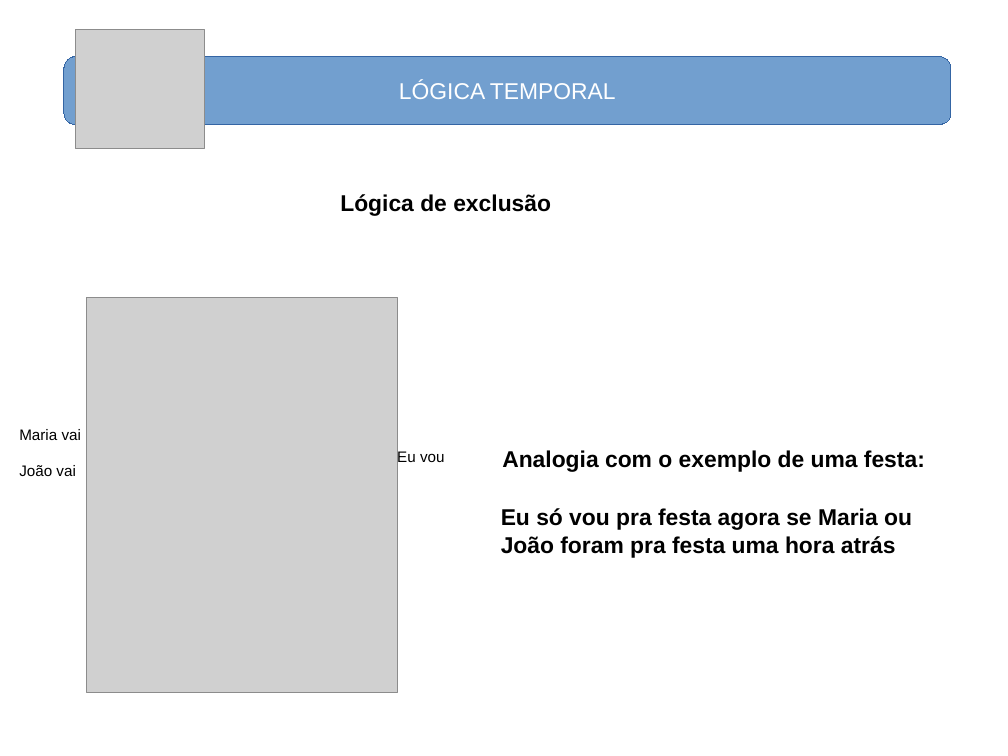
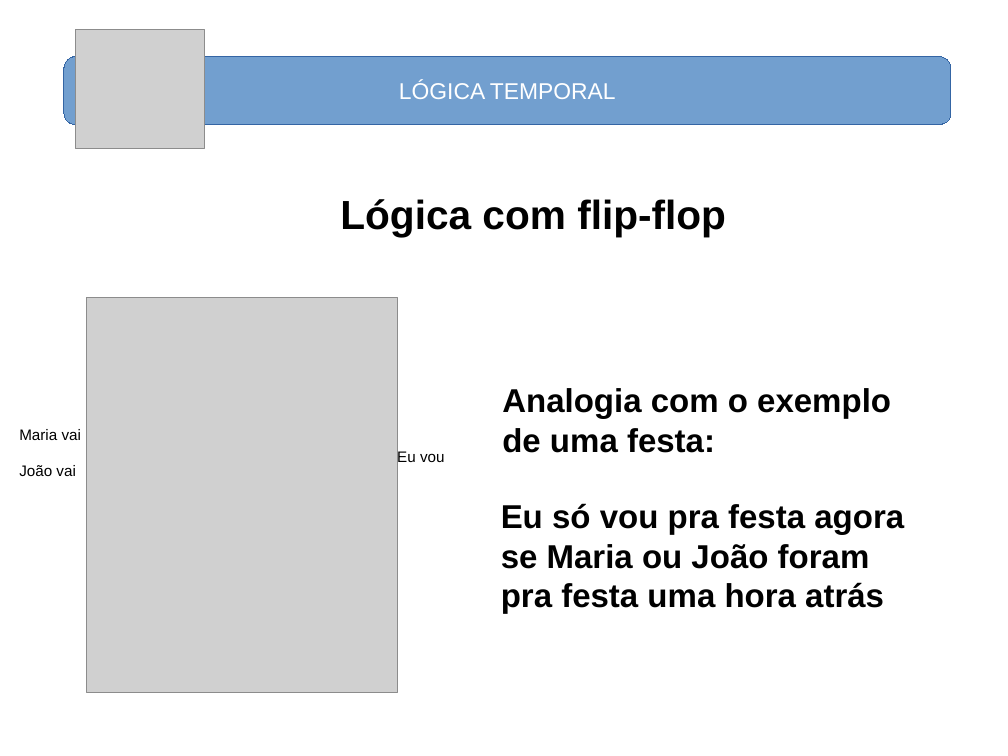
Before and after one commit to nelsoncsc/basicSV, a slide deck: slide 21 of docs/basicSV.odp (slide 20 before the commit). Drawn at 1008x756 pixels with LibreOffice and Linux fonts; fonts in the diff are those of the drawing; grey boxes stand for pictures. Boxes give left, top, right and bottom in pixels: in the first picture for what was removed or moved away, otherwise in the second. Text is boxed around its words. In the diff, an @@ line names an element or a change of style, - is before the commit and + after.

```diff
--- a/docs/basicSV.odp
+++ b/docs/basicSV.odp
@@ text removed at (340, 194, 551, 216) @@
-Lógica de exclusão
@@ text added at (340, 199, 726, 236), 32 pt, text #000000, bold @@
+Lógica com flip-flop
@@ text at (502, 388, 891, 453): text changed; size 18 to 26 pt @@
-Analogia com o exemplo de uma festa:
+Analogia com o exemplo
+de uma festa:
@@ text "Eu só vou pra festa ..." at (501, 503, 904, 614): size 18 to 26 pt @@
```
Also in this commit, not shown: 39 other slides changed, 11 slides added, 3 slides removed, 12 other files.
